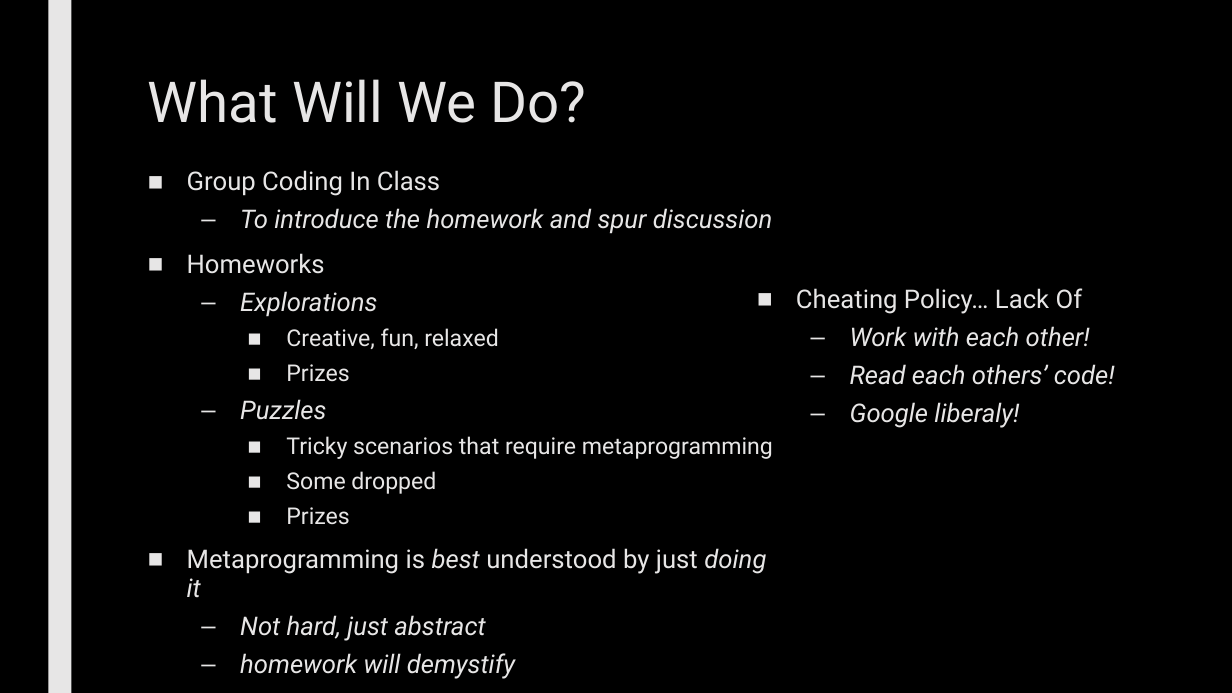
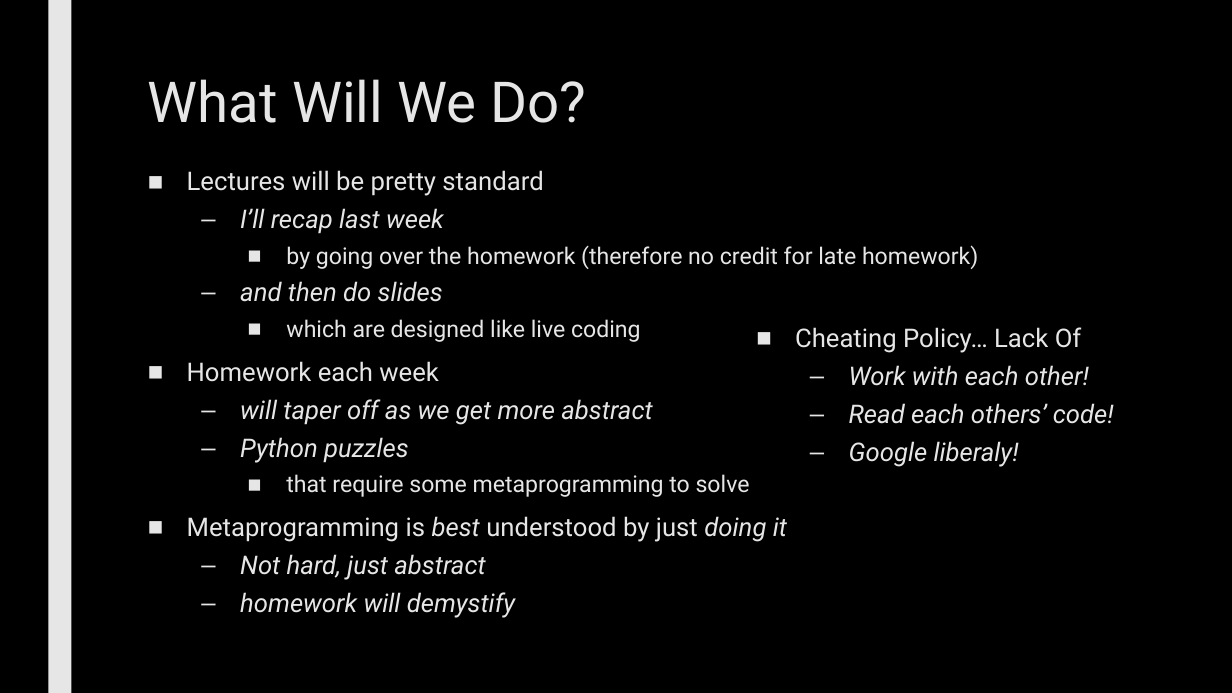
Before and after one commit to max7patek/metaprogramming, a slide deck: slide 5 of slides/00-OOPython.pptx. Drawn at 1232x693 pixels with LibreOffice and Linux fonts; fonts in the diff are those of the drawing. Boxes give left, top, right and bottom in pixels: in the first picture for what was removed or moved away, otherwise in the second. Text is boxed around its words. In the diff, an @@ line names an element or a change of style, - is before the commit and + after.

Commit message:
updated first slideset

```diff
--- a/slides/00-OOPython.pptx
+++ b/slides/00-OOPython.pptx
@@ text at (187,170,978,497): text changed; size 20 to 18 pt @@
-■ Group Coding In Class
-  – To introduce the homework and spur discussion
-■ Homeworks
-  – Explorations
-    ■ Creative, fun, relaxed
-    ■ Prizes
-  – Puzzles
-    ■ Tricky scenarios that require metaprogramming
-    ■ Some dropped
-    ■ Prizes
+■ Lectures will be pretty standard
+  – I’ll recap last week
+    ■ by going over the homework (therefore no credit for late homework)
+  – and then do slides
+    ■ which are designed like live coding
+■ Homework each week
+  – will taper off as we get more abstract
+  – Python puzzles
+    ■ that require some metaprogramming to solve
@@ text "Cheating Policy… Lack Of": place and size @@
-text "Cheating Policy… Lack Of" at (796,288,1115,428)
+text "Cheating Policy… Lack Of" at (795,327,1114,467)
```
Also in this commit, not shown: 7 other slides changed, 1 slide added, 2 slides removed.
